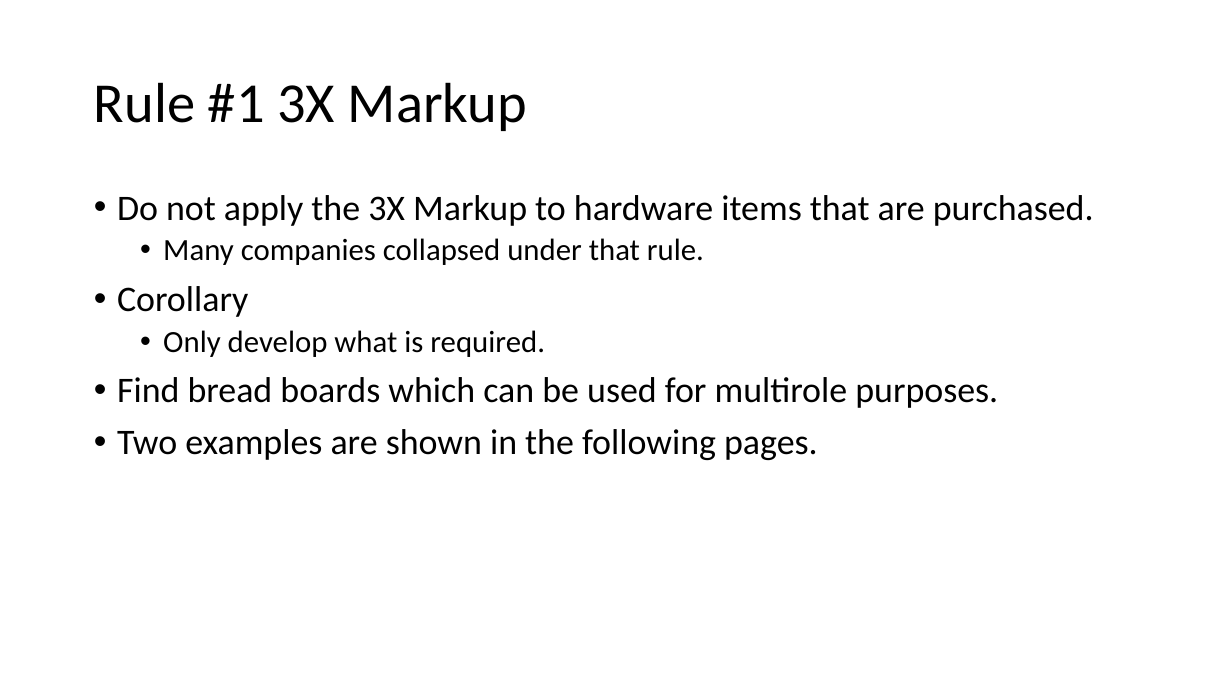
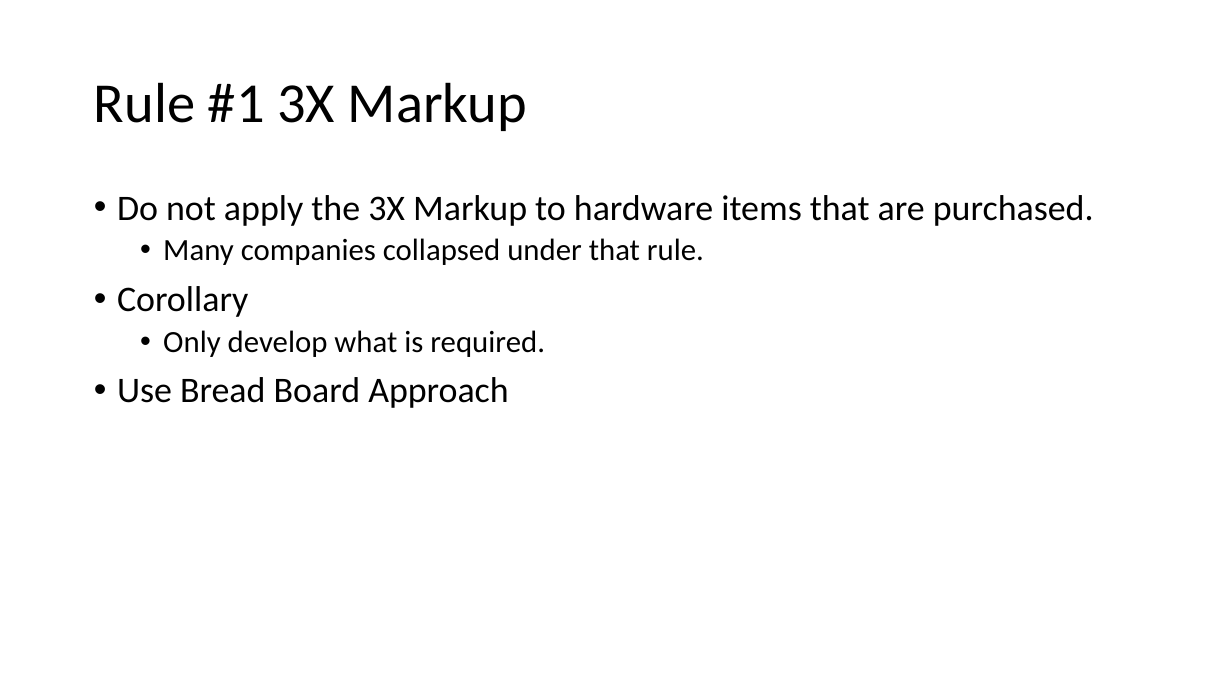
Before and after one commit to NanoDataCenter/nano_data_center, a slide deck: slide 14 of presentations/session_1/Embedded Track #1.pptx (slide 7 before the commit). Drawn at 1232x693 pixels with LibreOffice and Linux fonts; fonts in the diff are those of the drawing. Boxes give left, top, right and bottom in pixels: in the first picture for what was removed or moved away, otherwise in the second. Text is boxed around its words. In the diff, an @@ line names an element or a change of style, - is before the commit and + after.

```diff
--- a/presentations/session_1/Embedded Track #1.pptx
+++ b/presentations/session_1/Embedded Track #1.pptx
@@ text at [117, 377, 508, 408]: text changed @@
-• Find bread boards which can be used for multirole purposes.
-• Two examples are shown in the following pages.
+• Use Bread Board Approach
```
Also in this commit, not shown: 3 other slides changed, 13 slides added, 1 slide removed.
